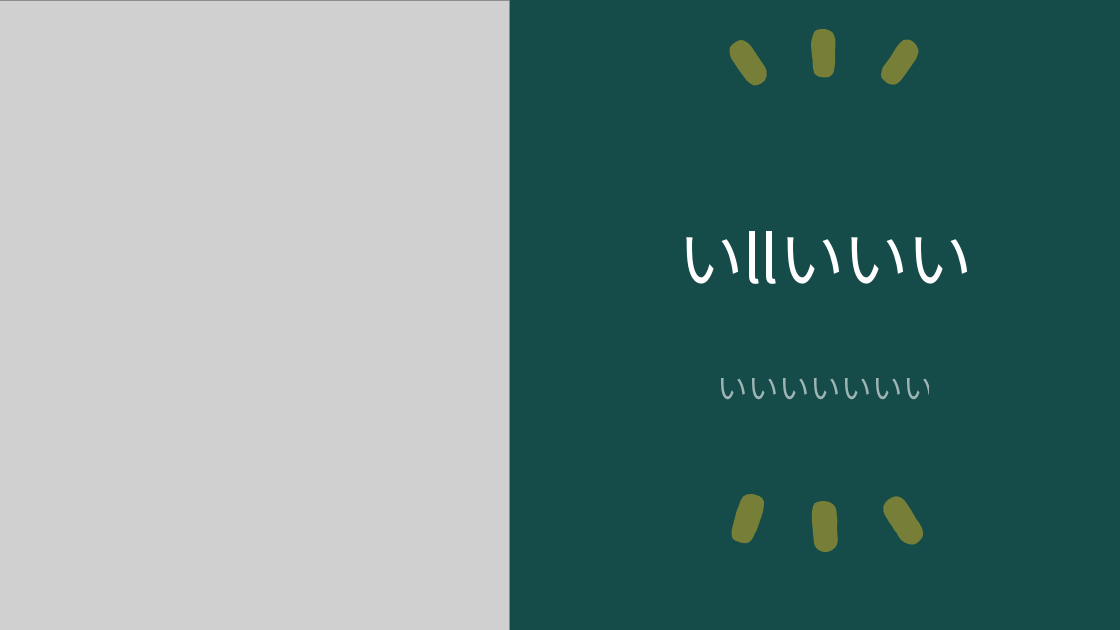
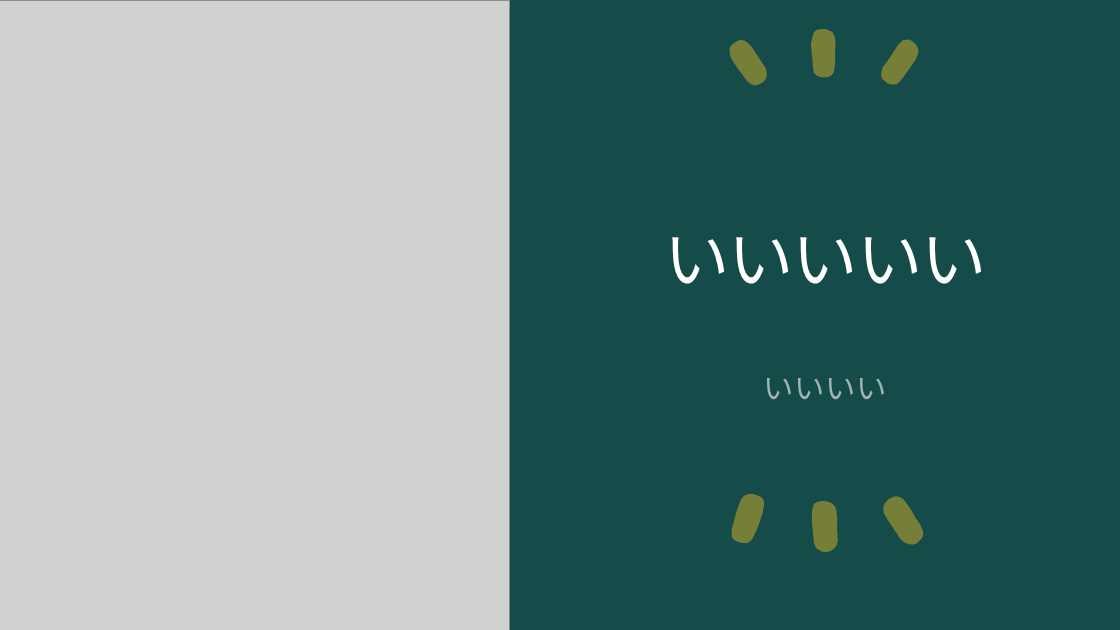
Before and after one commit to ogawa3427/utils, a slide deck: slide 1 of 2024answer/answer.pptx. Drawn at 1120x630 pixels with LibreOffice and Linux fonts; fonts in the diff are those of the drawing; grey boxes stand for pictures. Boxes give left, top, right and bottom in pixels: in the first picture for what was removed or moved away, otherwise in the second. Text is boxed around its words. In the diff, an @@ line names an element or a change of style, - is before the commit and + after.

Commit message:
ああいい

```diff
--- a/2024answer/answer.pptx
+++ b/2024answer/answer.pptx
@@ title at [665,237,987,284]: text changed @@
-いllいいい
+いいいいい
@@ subtitle at [764,378,887,399]: text changed @@
-いいいいいいい
+いいいい
```
Also in this commit, not shown: 1 slide added, 1 other file.
